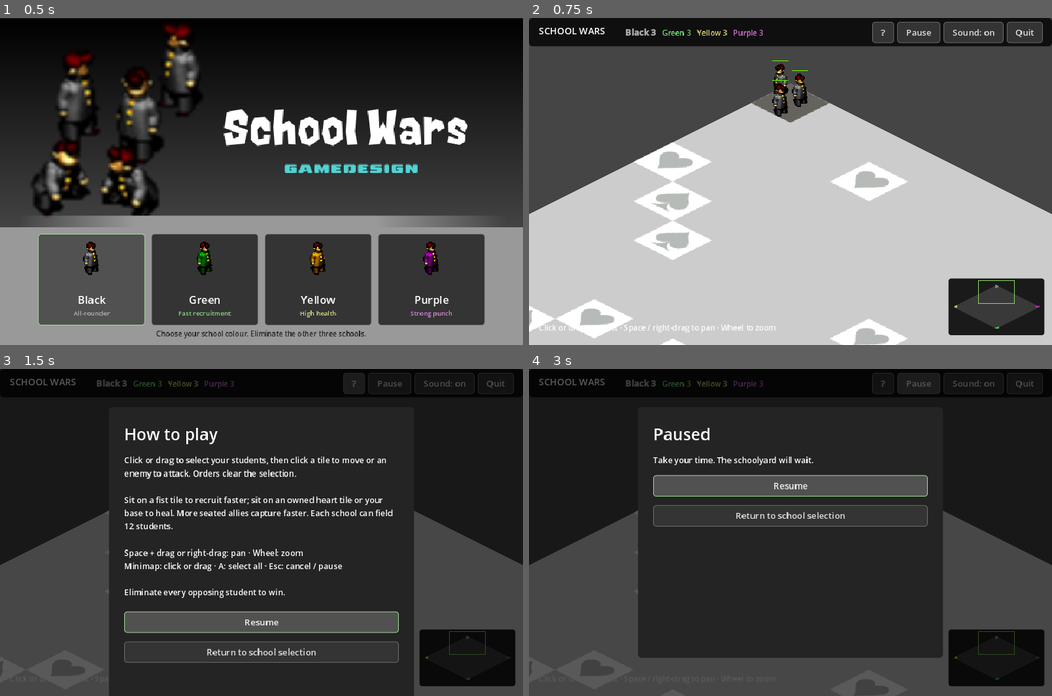
Above: before the commit, frames 1-4 (two rows, left to right).
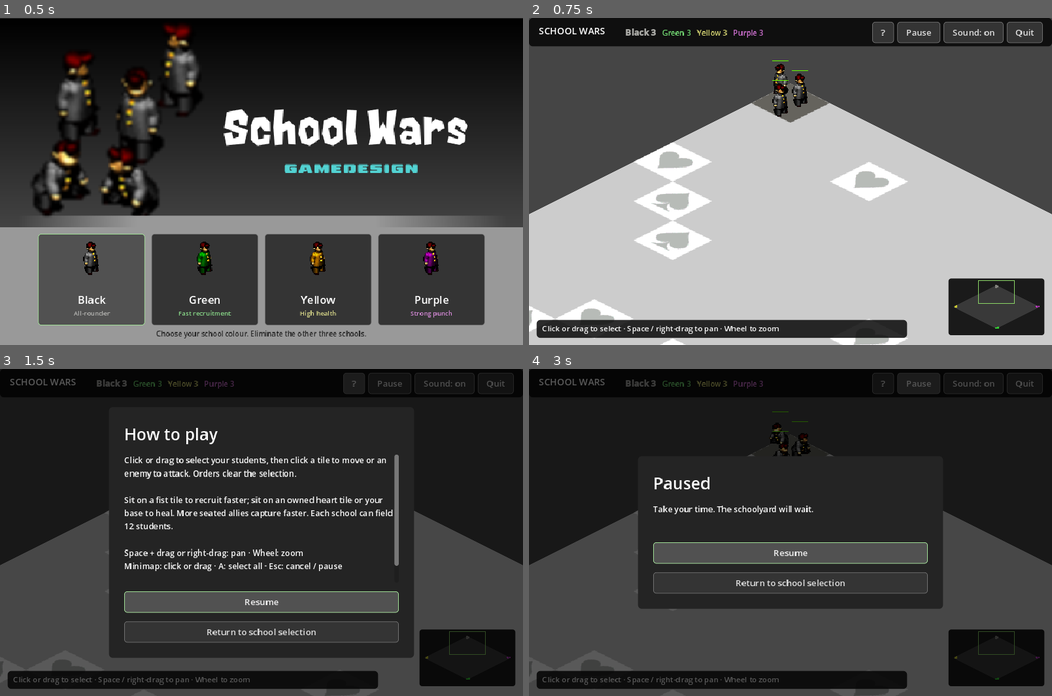
Above: after the commit, the same moments.

Repository: knigfty/school-wars
Game: Godot game, scene res://Scenes/Classic/classic_game.tscn
The game is run twice, just before and just after one commit, with the same random seed, the same clock (stepped at 60 frames per second) and the same inputs.
Inputs:
- Up to frame 1 (0.5 s): no input
- Up to frame 2 (0.75 s): click "Black" at 0.5 s
- Up to frame 3 (1.5 s): click "?" at 1.25 s
- Up to frame 4 (3 s): click "Resume" at 2 s; click "Pause" at 2.75 s

Frame 1 is identical in both runs. In frame 2, 3.9% of the frame differs, in the area x 1-73%, y 92-98%; in frame 3, 12%; in frame 4, 21%, in the area x 1-80%, y 13-98%.

Commit message:
Match death timing and polish verified browser controls and dialogs

Diff:
--- a/Scripts/Classic/classic_board.gd
+++ b/Scripts/Classic/classic_board.gd
@@ -91,6 +91,8 @@
 
 
 func cancel_selection() -> void:
+	if not selected.is_empty():
+		_on_sound("cancel", camera_center)
 	selected.clear()
 	_selecting = false
 	_panning = false
--- a/Scripts/Classic/classic_game.gd
+++ b/Scripts/Classic/classic_game.gd
@@ -11,10 +11,12 @@
 var cards: Array[Button] = []
 var status: RichTextLabel
 var selection_label: Label
+var hint_panel: PanelContainer
 var announcement_label: Label
 var cancel_button: Button
 var modal_title: Label
 var modal_body: Label
+var modal_scroll: ScrollContainer
 var resume_button: Button
 var replay_button: Button
 var quit_button: Button
@@ -22,6 +24,7 @@
 var _team: int = 0
 var _seed: int = 0
 var _muted: bool = false
+var _dialog_height: float = 280.0
 
 
 func _ready() -> void:
@@ -141,7 +144,16 @@
 	buttons.add_child(_button("Quit", _show_quit))
 	selection_label = _label("Drag around students to select.", 14)
 	selection_label.name = "SelectionHint"
-	hud.add_child(selection_label)
+	hint_panel = PanelContainer.new()
+	hint_panel.mouse_filter = Control.MOUSE_FILTER_IGNORE
+	var hint_style: StyleBoxFlat = _panel(Color(0.04, 0.04, 0.04, 0.86))
+	hint_style.content_margin_left = 10
+	hint_style.content_margin_right = 10
+	hint_style.content_margin_top = 6
+	hint_style.content_margin_bottom = 6
+	hint_panel.add_theme_stylebox_override("panel", hint_style)
+	hint_panel.add_child(selection_label)
+	hud.add_child(hint_panel)
 	cancel_button = _button("Cancel selection", board.cancel_selection)
 	hud.add_child(cancel_button)
 	minimap = ClassicMinimap.new()
@@ -178,7 +190,12 @@
 	box.add_child(modal_title)
 	modal_body = _label("", 15)
 	modal_body.autowrap_mode = TextServer.AUTOWRAP_WORD_SMART
-	box.add_child(modal_body)
+	modal_body.size_flags_horizontal = Control.SIZE_EXPAND_FILL
+	modal_scroll = ScrollContainer.new()
+	modal_scroll.horizontal_scroll_mode = ScrollContainer.SCROLL_MODE_DISABLED
+	modal_scroll.size_flags_vertical = Control.SIZE_EXPAND_FILL
+	modal_scroll.add_child(modal_body)
+	box.add_child(modal_scroll)
 	resume_button = _button("Resume", _resume)
 	box.add_child(resume_button)
 	replay_button = _button("Play again", func() -> void: _start_match(_team))
@@ -218,8 +235,8 @@
 	status.size = Vector2(maxf(270, size.x - 540), 30)
 	hud.get_node("Actions").position = Vector2(size.x - 330, 7)
 	hud.get_node("Actions").size = Vector2(318, 38)
-	selection_label.position = Vector2(18, size.y - 42)
-	selection_label.size = Vector2(size.x - 220, 30)
+	hint_panel.position = Vector2(14, size.y - 46)
+	hint_panel.size = Vector2(minf(size.x - 228, 680), 32)
 	cancel_button.position = Vector2(18, size.y - 88)
 	cancel_button.size = Vector2(160, 36)
 	minimap.position = size - Vector2(190, 122)
@@ -228,8 +245,8 @@
 	announcement_label.size = Vector2(size.x, 40)
 	if modal != null:
 		var dialog: Control = modal.get_node("Dialog")
-		dialog.position = Vector2((size.x - 560) * 0.5, (size.y - 460) * 0.5)
-		dialog.size = Vector2(560, 460)
+		dialog.position = Vector2((size.x - 560) * 0.5, (size.y - _dialog_height) * 0.5)
+		dialog.size = Vector2(560, _dialog_height)
 
 
 func _start_match(team: int) -> void:
@@ -262,6 +279,10 @@
 	board.cancel_selection()
 	modal_title.text = title
 	modal_body.text = body
+	_dialog_height = 460.0 if title == "How to play" else 280.0
+	# Bound text layout before wrapping, including platforms with different font metrics.
+	modal_scroll.custom_minimum_size.y = 140.0 if title == "How to play" else 32.0
+	modal_scroll.scroll_vertical = 0
 	resume_button.visible = can_resume
 	replay_button.visible = can_replay
 	modal.show()
--- a/Scripts/Classic/classic_simulation.gd
+++ b/Scripts/Classic/classic_simulation.gd
@@ -377,10 +377,10 @@
 
 
 func _dying(student: ClassicStudent) -> void:
-	student.counter -= 1
 	if student.counter > 0:
 		if student.fight_phase == 1:
 			student.pattern = 23 if student.counter % 2 else 24
+		student.counter -= 1
 		return
 	if student.fight_phase == 0:
 		student.pattern += 1
@@ -388,6 +388,7 @@
 		if student.pattern >= 23:
 			student.fight_phase = 1
 			student.counter = 12
+		student.counter -= 1
 		return
 	student.state = ClassicStudent.State.UNUSED
 	occupancy.erase(student.cell)
--- a/Testing/run_classic_tests.gd
+++ b/Testing/run_classic_tests.gd
@@ -57,6 +57,11 @@
 	healing.owner = -1
 	sim._sitting(student)
 	_check(is_equal_approx(student.health, 5.1), "Neutral hearts do not heal")
+	var saved_progress: int = healing.progress[student.team]
+	student.cell = old_cell
+	sim._sitting(student)
+	_check(healing.progress[student.team] == saved_progress, "Leaving retains partial capture progress")
+	student.cell = healing.tile * 4
 	student.state = ClassicStudent.State.WALK
 	var before: int = healing.progress[student.team]
 	# Normal ticks only call sitting() for seated students.
@@ -97,6 +102,11 @@
 	_check(attacker.maximum_health == 21 and attacker.level == 1, "Killer gains exactly one maximum HP")
 	_check(attacker.health == 10, "Level-up does not restore current HP")
 	_check(sim.get_count(target.team) == 3, "Dying student counts until death animation completes")
+	for i: int in 28:
+		sim._dying(target)
+	_check(target.state == ClassicStudent.State.DEAD, "Death animation keeps its slot for 28 complete ticks")
+	sim._dying(target)
+	_check(target.state == ClassicStudent.State.UNUSED, "Death releases its slot on the twenty-ninth tick")
 	for i: int in 40:
 		if target.state == ClassicStudent.State.DEAD:
 			sim._dying(target)
@@ -160,7 +170,10 @@
 		app.board.select_all()
 		_check(app.board.selected.size() == 3, "Select all respects chosen school")
 		app._show_help()
+		await process_frame
 		_check(app.board.paused and app.modal.visible, "Help pauses simulation")
+		var dialog: Control = app.modal.get_node("Dialog")
+		_check(dialog.get_rect().end.y <= app.size.y, "Help dialog stays inside viewport")
 		app._resume()
 		_check(not app.board.paused and not app.modal.visible, "Resume closes overlay")
 		app._show_result(true)
Not shown, changed: Tools/smoke_classic_web.cjs
